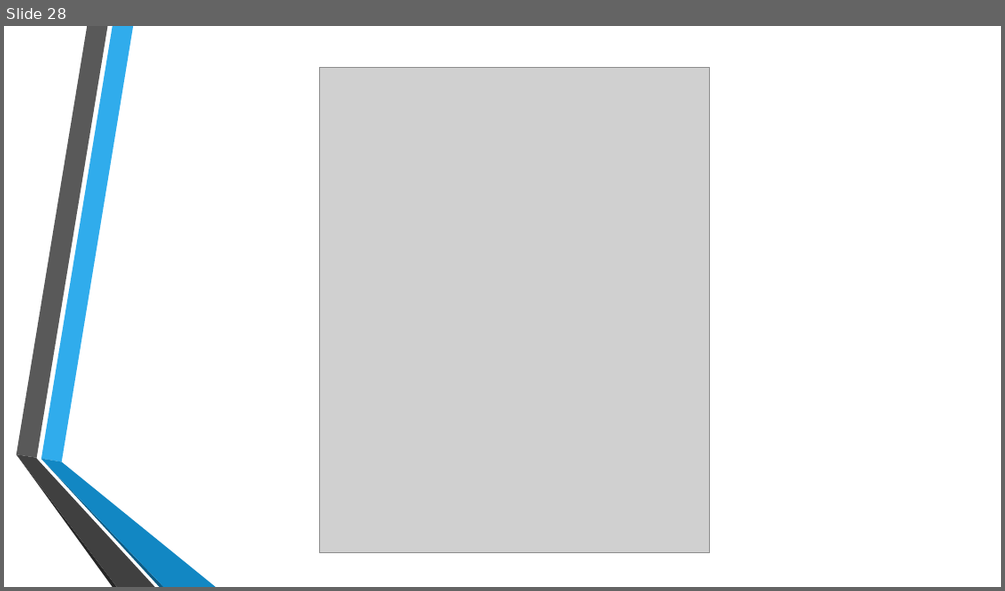
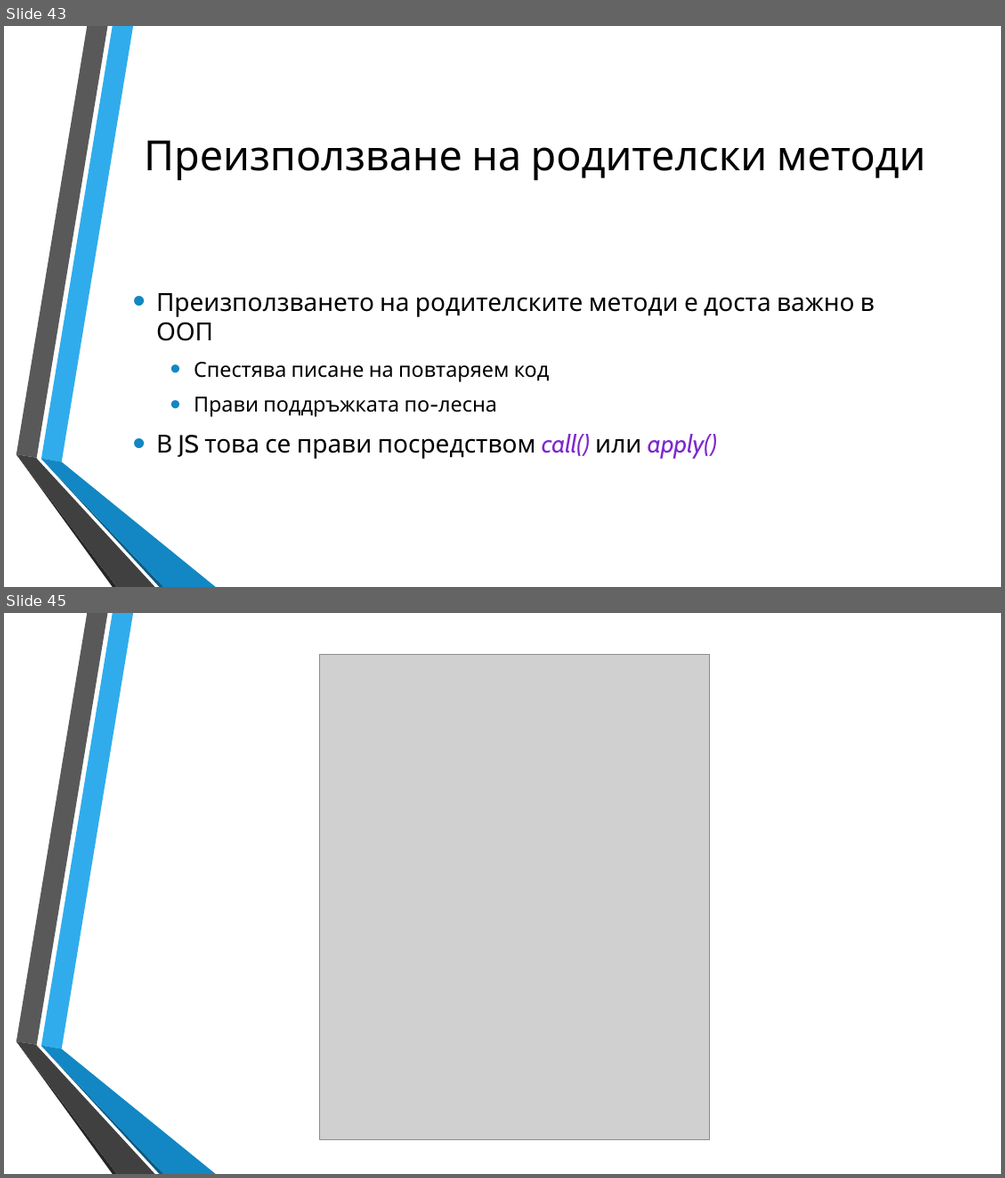
Before and after one commit to dnmitev/IT-Academy, a slide deck: JS Fundamentals/8.OOP/JS-OOP.pptx. Shown one above the other, each under a label of ours: slide 28 before the commit, slides 43 and 45 after it; the slides between them are not shown. The pictures are 1005x591 and 1005x1178 pixels, drawn with LibreOffice and Linux fonts; fonts in the diff are those of the drawing; grey boxes stand for pictures; background and template pictures are left out. Boxes give left, top, right and bottom in pixels: in the first picture for what was removed or moved away, otherwise in the second. Text is boxed around its words. In the diff, an @@ line names an element or a change of style, - is before the commit and + after.

```diff
--- a/JS Fundamentals/8.OOP/JS-OOP.pptx
+++ b/JS Fundamentals/8.OOP/JS-OOP.pptx
@@ slide 43 added at [4,26,1001,587], background picture (left out); not listed: 6 template elements that a slide beside it also shows @@
@@ title added at [144,140,926,181], 40 pt, text #000000 @@
+Преизползване на родителски методи
@@ text added at [156,293,874,459], 24 pt, text #000000 @@
+• Преизползването на родителските методи е доста важно в ООП
+  • Спестява писане на повтаряем код
+  • Прави поддръжката по-лесна
+• В JS това се прави посредством call() или apply()
@@ what was slide 28 is now slide 45 @@
```
Also in this commit, not shown: 3 slides changed, 16 other slides added, 7 other files.
